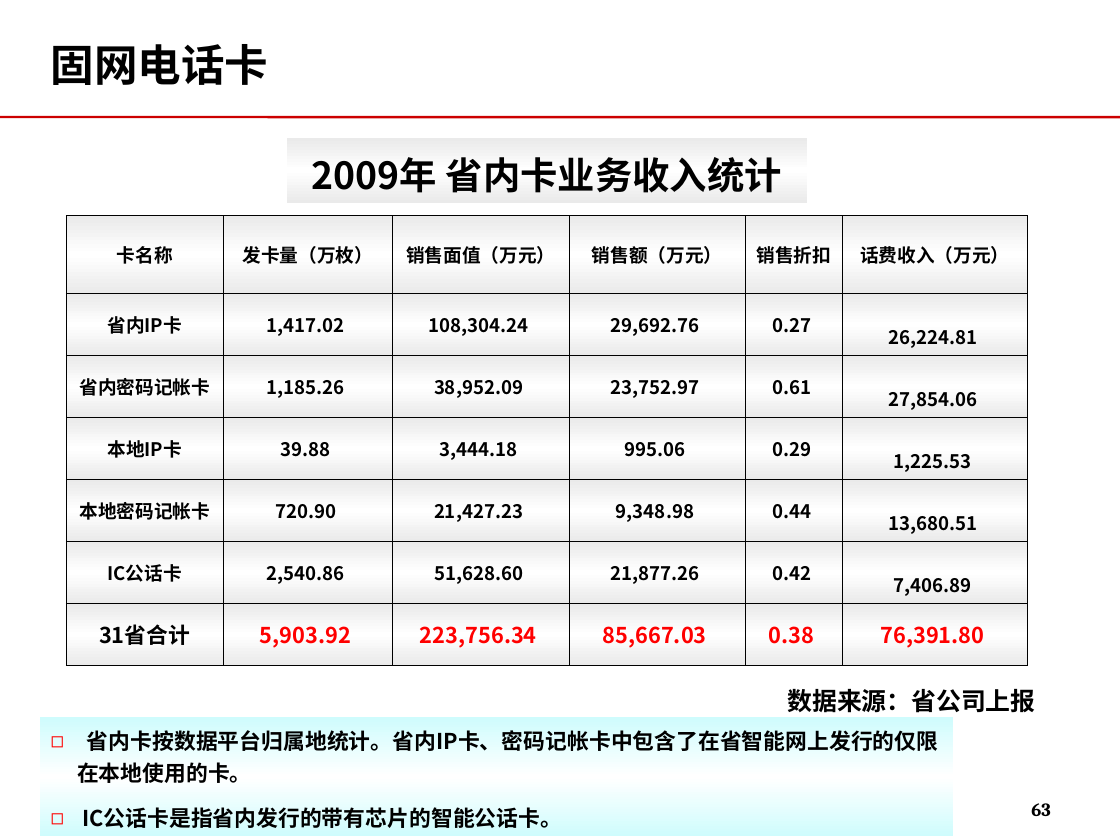
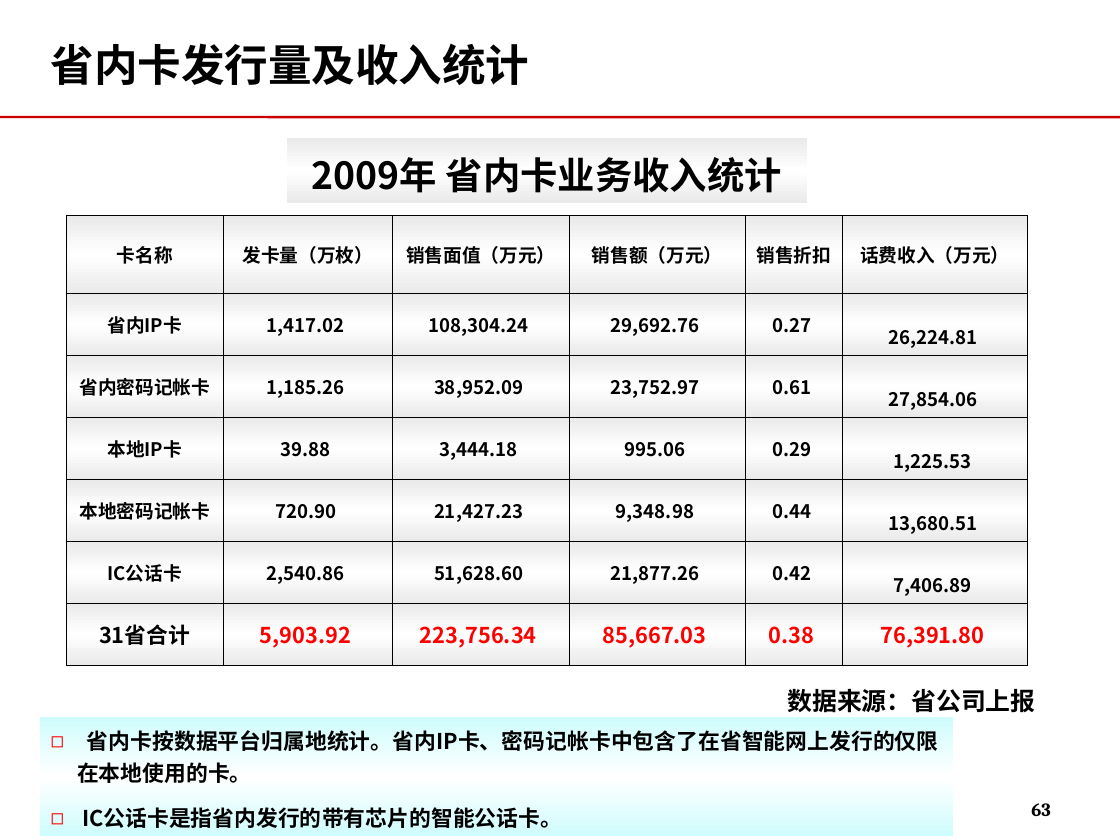
Before and after one commit to momo1101/unicardsrch, a slide deck: slide 63 of 软课题文本/软课题-中国联通电信卡业务及策略研究.ppt. Drawn at 1120x840 pixels with LibreOffice and Linux fonts; fonts in the diff are those of the drawing; background and template pictures are left out. Boxes give left, top, right and bottom in pixels: in the first picture for what was removed or moved away, otherwise in the second. Text is boxed around its words. In the diff, an @@ line names an element or a change of style, - is before the commit and + after.

Commit message:
参照4.21返回的卡业务运营中心张冰对doc做的修改，修改了ppt 进一步修改了固网卡部分，增加了固网卡整合建议

```diff
--- a/软课题文本/软课题-中国联通电信卡业务及策略研究.ppt
+++ b/软课题文本/软课题-中国联通电信卡业务及策略研究.ppt
@@ title at <box>51,43,529,85</box>: text changed @@
-固网电话卡
+省内卡发行量及收入统计
```
Also in this commit, not shown: 5 other slides changed, 1 slide added.
